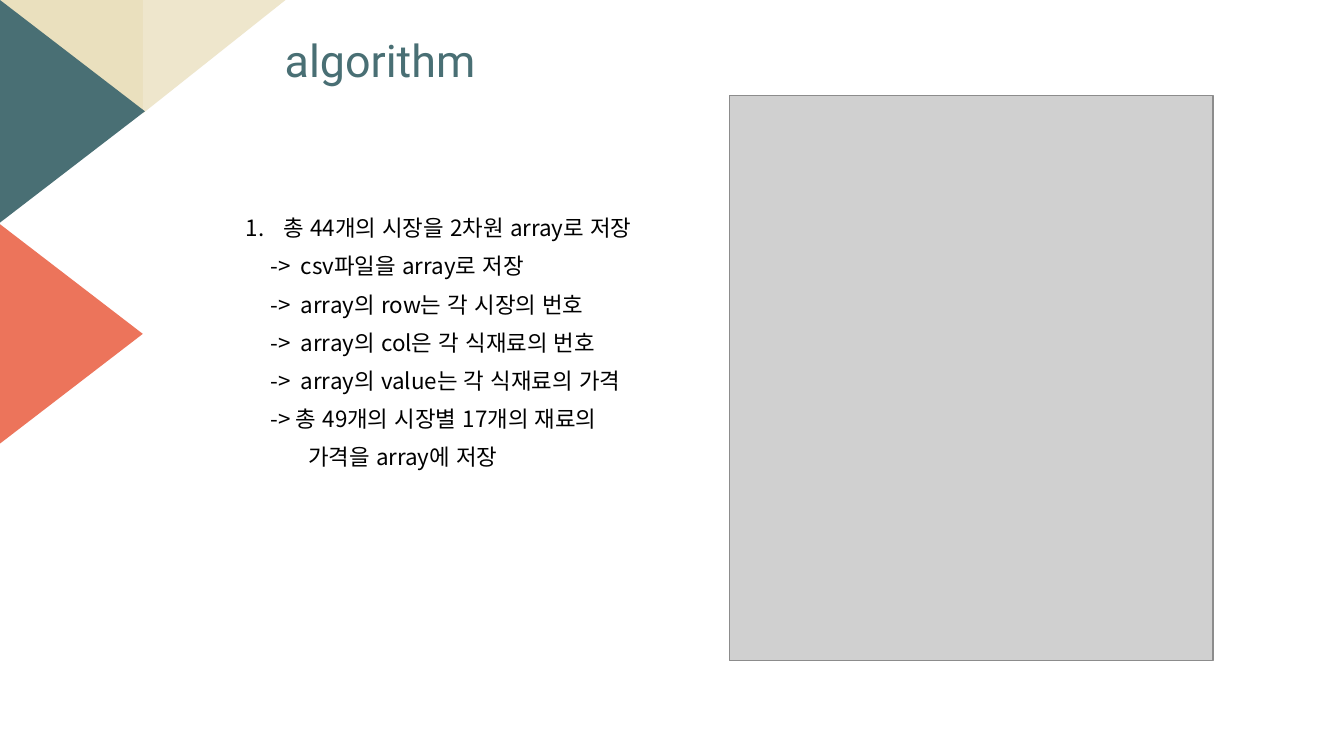
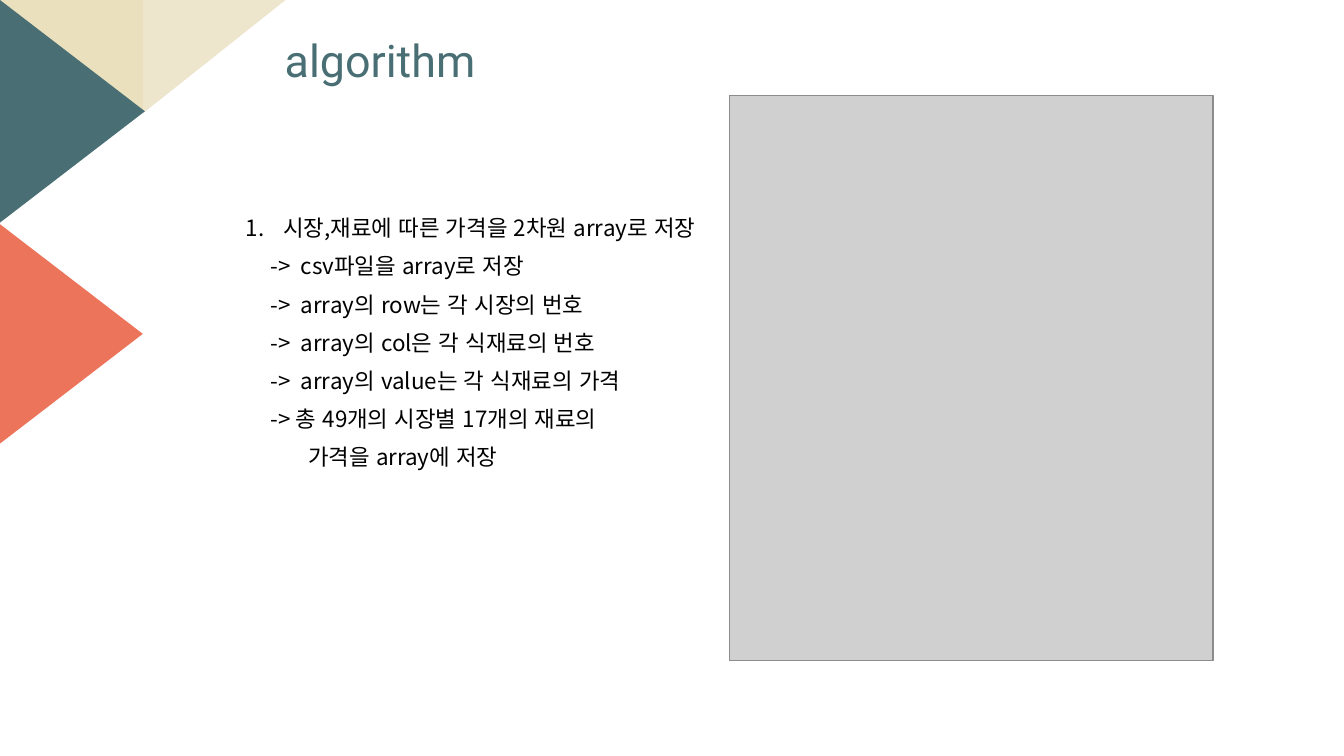
Before and after one commit to sharhp21/Data_structure_, a slide deck: slide 2 of personal/발표자료/자료구조설계_6주차.pptm. Drawn at 1344x756 pixels with LibreOffice and Linux fonts; fonts in the diff are those of the drawing; grey boxes stand for pictures. Boxes give left, top, right and bottom in pixels: in the first picture for what was removed or moved away, otherwise in the second. Text is boxed around its words. In the diff, an @@ line names an element or a change of style, - is before the commit and + after.

Commit message:
6주차

```diff
--- a/personal/발표자료/자료구조설계_6주차.pptm
+++ b/personal/발표자료/자료구조설계_6주차.pptm
@@ text at [283,217,695,242]: text changed @@
-1. 총 44개의 시장을 2차원 array로 저장
+1. 시장,재료에 따른 가격을 2차원 array로 저장
```
